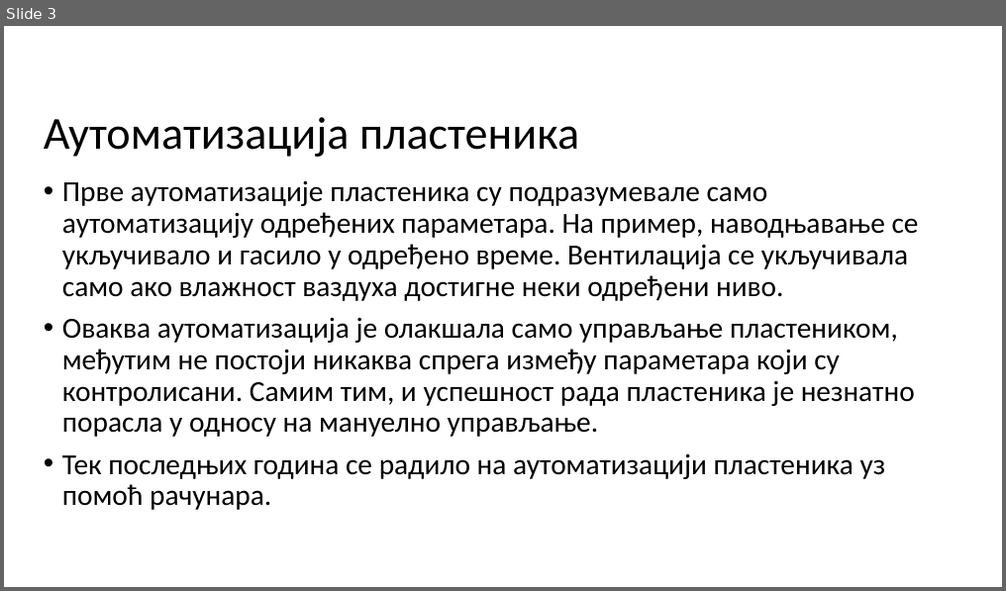
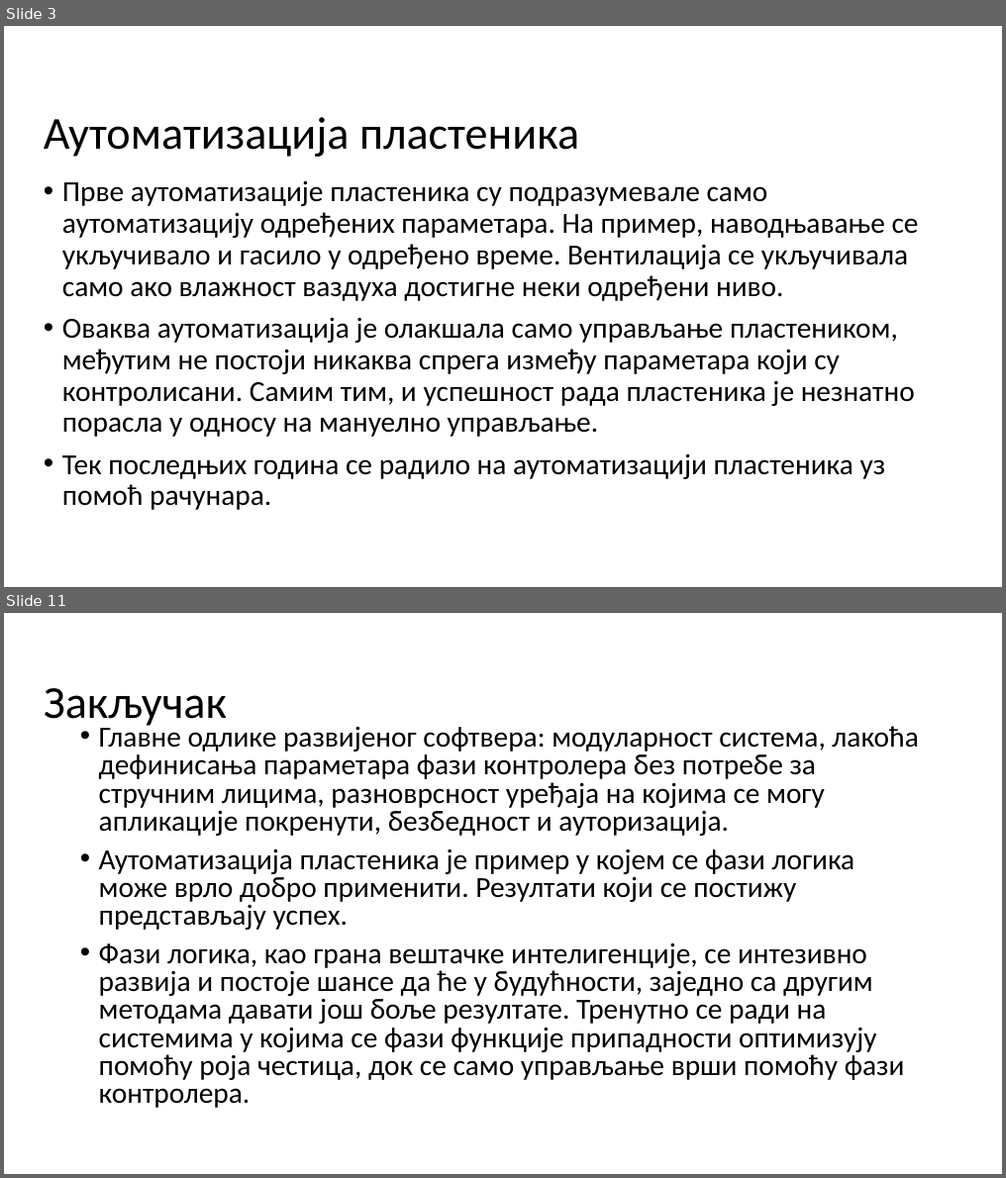
Before and after one commit to bozzano101/FuzzyGreenhouse, a slide deck: Presentation/Presentation.pptx. Shown one above the other, each under a label of ours: slide 3 before the commit, slides 3 and 11 after it; the slides between them are not shown. The pictures are 1006x591 and 1006x1178 pixels, drawn with LibreOffice and Linux fonts; fonts in the diff are those of the drawing; background and template pictures are left out. Boxes give left, top, right and bottom in pixels: in the first picture for what was removed or moved away, otherwise in the second. Text is boxed around its words. In the diff, an @@ line names an element or a change of style, - is before the commit and + after.

```diff
--- a/Presentation/Presentation.pptx
+++ b/Presentation/Presentation.pptx
@@ slide 11 added at bbox=[4, 613, 1002, 1174], background #FFFFFF @@
@@ title added at bbox=[44, 688, 227, 730], 44 pt, text #000000 @@
+Закључак
@@ text added at bbox=[99, 723, 918, 1108], 28 pt, text #000000 @@
+• Главне одлике развијеног софтвера: модуларност система, лакоћа дефинисања параметара фази контролера без потребе за стручним лицима, разноврсност уређаја на којима се могу апликације покренути, безбедност и ауторизација.
+• Аутоматизација пластеника је пример у којем се фази логика може врло добро применити. Резултати који се постижу представљају успех.
+• Фази логика, као грана вештачке интелигенције, се интезивно развија и постоје шансе да ће у будућности, заједно са другим методама давати још боље резултате. Тренутно се ради на системима у којима се фази функције припадности оптимизују помоћу роја честица, док се само управљање врши помоћу фази контролера.
```
Also in this commit, not shown: 1 slide changed, 6 other slides added, 1 slide removed.
